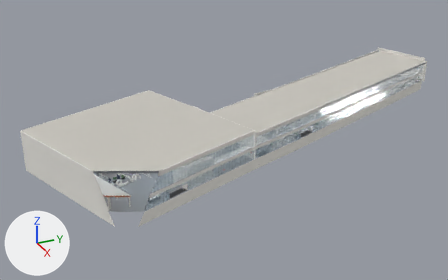
An edit to the FBX model Assets/_Preview/NovaHallWorld.fbx, drawn before and after from the same camera.
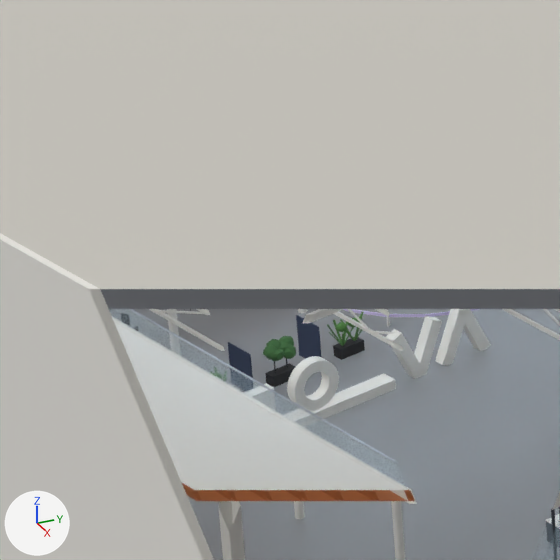
Each version is shown whole from a camera (50 mm lens) standing at (182.0, -204.6, 130.7) and looking at (-60.0, -95.7, 9.7), then close up on the part from 18% to 33% of the width and 48% to 73% of the height. Arrows for +X, +Y and +Z are at lower left; the lights stay in place. The first two pictures are the older version. Everything nearer to the camera than a plane just in front of the edit is cut away. Where no turn or scale is listed for an object, it has been applied to the vertices. Vertices at exactly the same position are counted once.

Objects in the first close-up: 'Hall_Furniture', 'Hall_Roof', 'Hall_Shell', 'Hall_Structure' and 1 more.
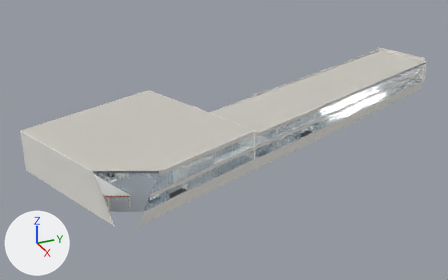
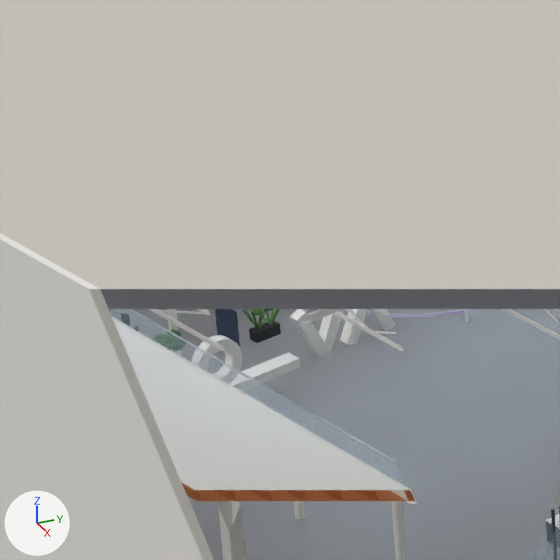
Where the change shows, as pixel boxes (x1, y1, x2, y2) in the close-ups (560 x 560 px; the box of a moved part takes in the faces that stretch with it):
'Hall_Furniture', reshaped: before (190, 309, 549, 524); after (171, 309, 549, 524)
part 1 of me_hall_furniture_001, moved or reshaped (not visible afterwards): before (263, 345, 277, 360)
part 2 of me_hall_furniture_001, moved or reshaped (not visible afterwards): before (266, 339, 281, 349)
part 3 of me_hall_furniture_001, moved or reshaped (not visible afterwards): before (280, 341, 291, 351)
part 4 of me_hall_furniture_001, moved or reshaped (not visible afterwards): before (279, 336, 294, 346)
part 5 of me_hall_furniture_001, moved or reshaped: before (270, 349, 284, 361); after (171, 329, 181, 337)
part 6 of me_hall_furniture_001, moved or reshaped: before (296, 315, 321, 359); after (215, 309, 240, 346)
part 7 of me_hall_furniture_001, moved or reshaped: before (266, 363, 295, 387); after (249, 321, 281, 343)
part 8 of me_hall_furniture_001, moved or reshaped: before (329, 332, 342, 345); after (251, 312, 258, 329)
part 9 of me_hall_furniture_001, moved or reshaped: before (284, 345, 296, 359); after (251, 309, 263, 315)
part 10 of me_hall_furniture_001, moved or reshaped: before (335, 322, 347, 332); after (265, 309, 273, 311)
part 11 of me_hall_furniture_001, deleted: before (264, 309, 491, 419)
part 12 of me_hall_furniture_001, reshaped: before (228, 312, 365, 378); after (198, 309, 396, 381)

What changed in the scene script:
```text
Change me_hall_furniture_001:
    used by ob_hall_furniture; location = (0.0, 0.0, 14.5)
    remove me_hall_furniture_001.from_pydata(...)  # 34902 vertices, 57632 faces; spans x -97.0..-11.0, y -171.0..33.0, z 0.0..3.0
    add me_hall_furniture_001.from_pydata(...)  # 34682 vertices, 57268 faces; spans x -97.0..-11.0, y -171.0..33.0, z 0.0..3.0
    me_hall_furniture_001 part 1: the loose piece of 42 vertices spanning x -32.0..-31.0, y -156.0..-155.0, z 1.0..2.0 is moved by (-3.0, -5.0, 0.0)
    me_hall_furniture_001 part 2: the loose piece of 42 vertices spanning x -32.0..-31.0, y -156.0..-155.0, z 2.0 is moved by (-3.0, -5.0, 0.0)
    me_hall_furniture_001 part 3: the loose piece of 42 vertices spanning x -32.0..-31.0, y -155.0, z 1.0..2.0 is moved by (-3.0, -5.0, 0.0)
    me_hall_furniture_001 part 4: the loose piece of 42 vertices spanning x -32.0, y -155.0..-154.0, z 1.0..2.0 is moved by (-3.0, -5.0, 0.0)
    me_hall_furniture_001 part 5: the loose piece of 42 vertices spanning x -32.0..-31.0, y -156.0..-155.0, z 1.0..2.0 is moved by (-3.0, -4.0, 0.0)
    me_hall_furniture_001 part 6: the loose piece of 8 vertices spanning x -34.0..-32.0, y -154.0..-153.0, z 0.0..2.0 is moved by (-3.0, -3.0, 0.0)
    me_hall_furniture_001 part 7: the loose piece of 8 vertices spanning x -32.0..-31.0, y -156.0..-154.0, z 0.0..1.0 is moved by (-5.0, 0.0, 0.0)
    me_hall_furniture_001 part 8: the loose piece of 8 vertices spanning x -33.0, y -153.0..-152.0, z 0.0..2.0 is moved by (-3.0, -3.0, 0.0)
    me_hall_furniture_001 part 9: the loose piece of 42 vertices spanning x -32.0..-31.0, y -155.0..-154.0, z 1.0..2.0 is moved by (-5.0, 0.0, 0.0), in mat_w_n_palm (green #4f7f3c)
    me_hall_furniture_001 part 10: the loose piece of 42 vertices spanning x -33.0, y -152.0, z 1.0..2.0 is moved by (-4.0, -3.0, 0.0)
    me_hall_furniture_001 part 11: 27 loose pieces with 354 vertices, spanning x -34.0..-26.0, y -160.0..-145.0, z 0.0..3.0, are deleted
    me_hall_furniture_001 part 12: 34 vertices moved from x -34.0..-30.0, y -161.0..-151.0, z 0.0..2.0 to x -35.0..-30.0, y -161.0..-150.0, z 0.0..3.0; 94 vertices removed from x -34.0..-29.0, y -161.0..-151.0, z 0.0..2.0; 228 vertices added at x -37.0..-30.0, y -162.0..-149.0, z 0.0..3.0
    other edits to the shape of me_hall_furniture_001 do not show in these pictures
```
